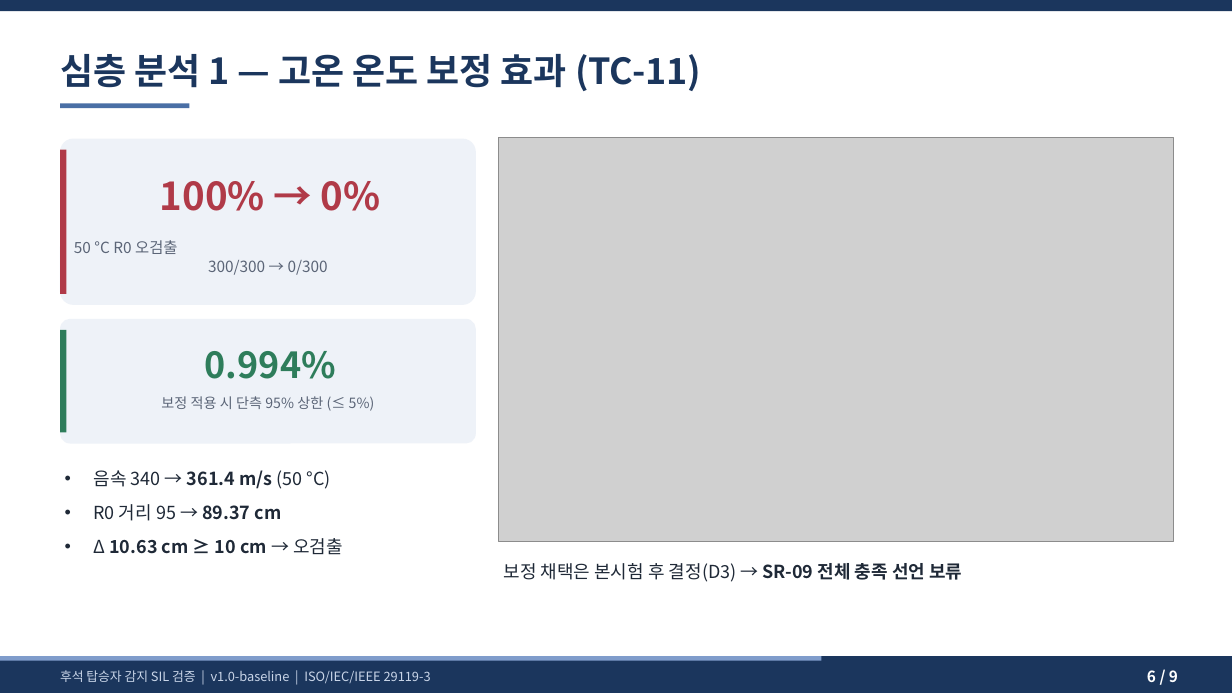
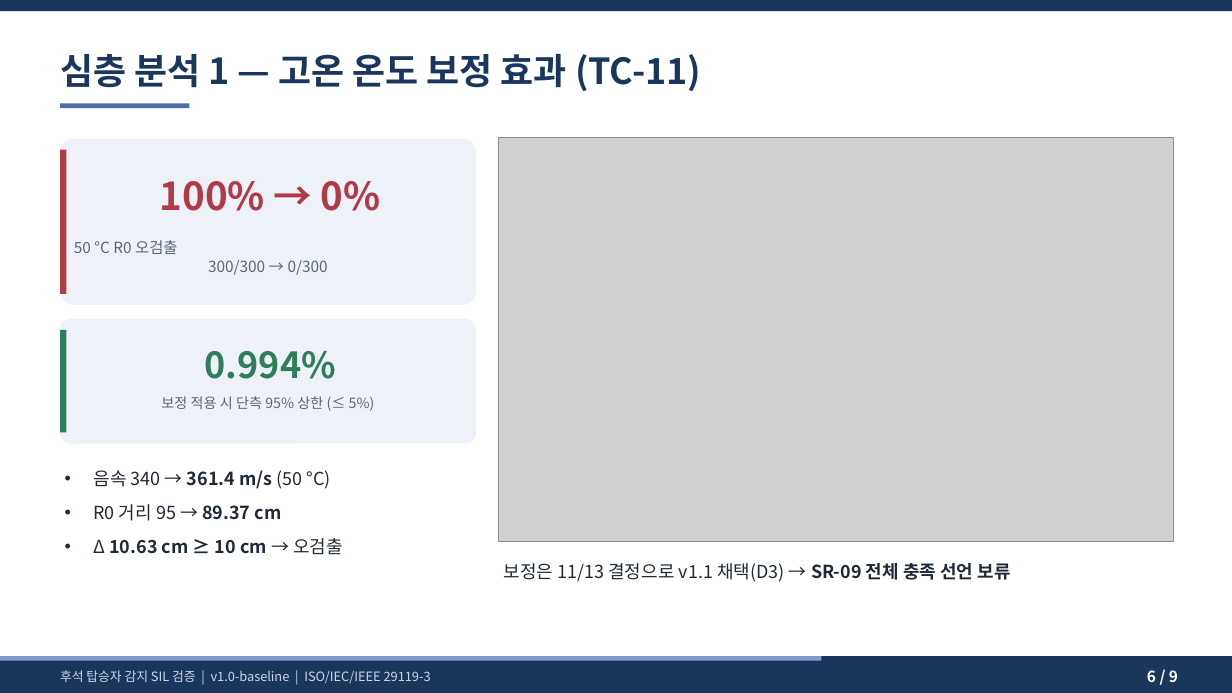
Before and after one commit to yooksoo828-prog/rear-seat-occupant-sil-verification, a slide deck: slide 6 of deliverables/후석탑승자감지_SIL검증_발표자료_v1.0.pptx. Drawn at 1232x693 pixels with LibreOffice and Linux fonts; fonts in the diff are those of the drawing; grey boxes stand for pictures. Boxes give left, top, right and bottom in pixels: in the first picture for what was removed or moved away, otherwise in the second. Text is boxed around its words. In the diff, an @@ line names an element or a change of style, - is before the commit and + after.

```diff
--- a/deliverables/후석탑승자감지_SIL검증_발표자료_v1.0.pptx
+++ b/deliverables/후석탑승자감지_SIL검증_발표자료_v1.0.pptx
@@ text at (504,563,1011,582): text changed @@
-보정 채택은 본시험 후 결정(D3) → SR-09 전체 충족 선언 보류
+보정은 11/13 결정으로 v1.1 채택(D3) → SR-09 전체 충족 선언 보류
```
Also in this commit, not shown: 2 other slides changed, 6 other files.
